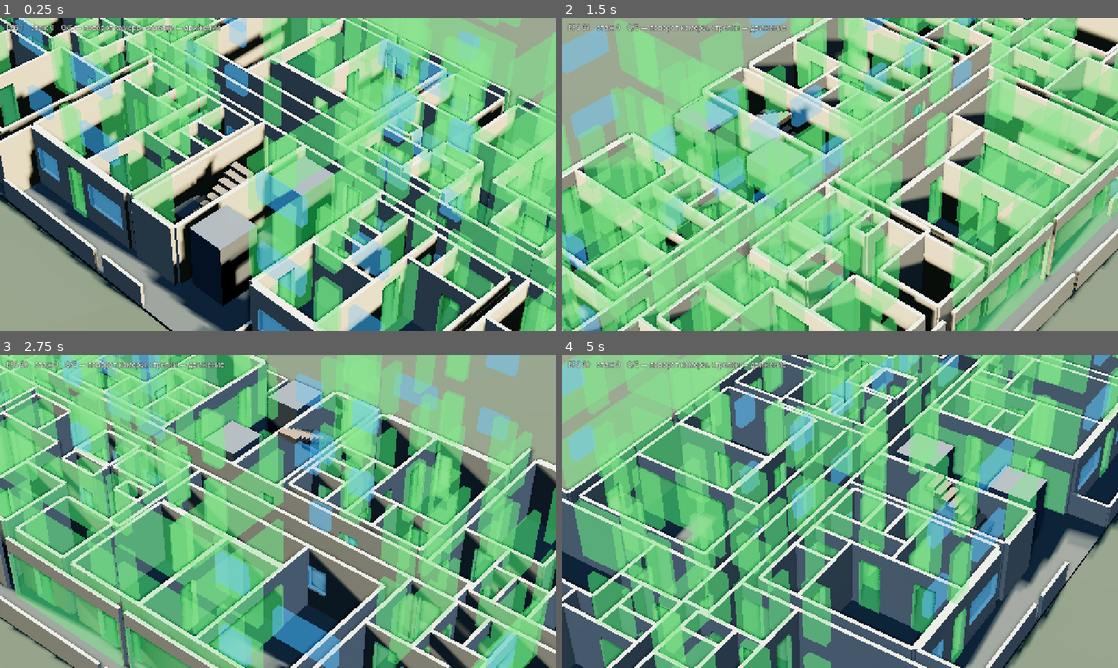
Above: before the commit, frames 1-4 (two rows, left to right).
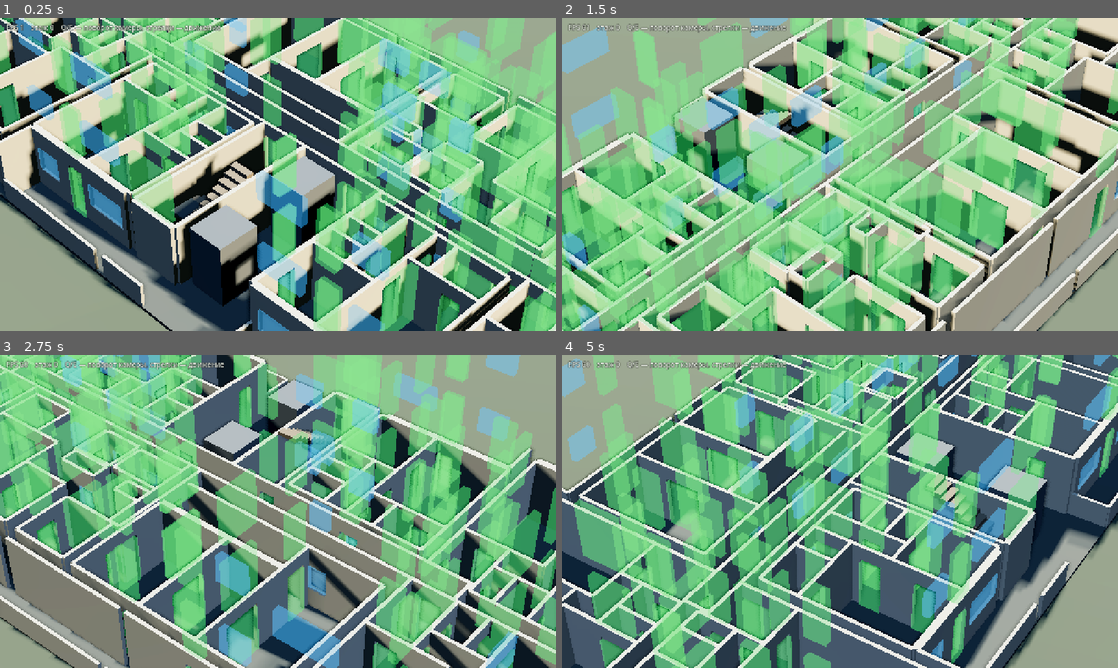
Above: after the commit, the same moments.

Repository: SashkoSoft/Godot_skilled
Game: Godot game, scene res://main.tscn
The game is run twice, just before and just after one commit, with the same random seed, the same clock (stepped at 60 frames per second) and the same inputs.
Inputs:
- Up to frame 1 (0.25 s): no input
- Up to frame 2 (1.5 s): hold Right (ui_right) 0.53-1.28 s; hold Q 0.53-1.28 s; hold Down (ui_down) from 1.28 s (still down); tap E at 1.35 s
- Up to frame 3 (2.75 s): release Down (ui_down) at 2.03 s; hold Right (ui_right) from 2.03 s (still down); hold Q from 2.03 s (still down)
- Up to frame 4 (5 s): release Right (ui_right) at 2.78 s; release Q at 2.78 s; hold Up (ui_up) 2.78-3.53 s; tap E at 2.85, 4.35 s; hold Q 3.53-4.28 s; hold Left (ui_left) from 3.53 s (still down)

The runs differ from the first frame. In frame 1, 13% of the frame differs, in the area x 34-100%, y 0-94%; in frame 2, 31%, in the area x 2-100%, y 0-100%; in frame 3, 29%; in frame 4, 16%.

Commit message:
Флаг --no-fade: для осмотра гасятся только этажи выше игрока, стены остаются
Проёмы шире 1,6 м больше не прорезаются: раньше проверка проходимости при
эскалации сносила участок стены целиком, и от него в воздухе оставались
метки без стены. Случайных дверей 6 вместо 60, все помещения достижимы.

Diff:
--- a/game/main.gd
+++ b/game/main.gd
@@ -29,6 +29,7 @@
 var _reach_map := false
 var _fix_reach := false
 var _prune := false
+var _no_fade := false   ## для осмотра: не гасить стены прозрачностью
 var _spawn := Vector2(-1.6, 1.2)   ## лестничная клетка
 var _walk_test := false
 var _walk_route := "stairs"
@@ -224,6 +225,7 @@
 
 	occ = Occlusion.new()
 	occ.name = "Occlusion"
+	occ.fade_enabled = not _no_fade
 	occ.building = building
 	occ.player = player
 	occ.rig = rig
@@ -284,6 +286,8 @@
 			_fix_reach = true
 		elif a == "--check-reach":
 			_check_reach = true
+		elif a == "--no-fade":
+			_no_fade = true
 		elif a == "--plan":
 			_plan_view = true
 		elif a == "--no-marks":
--- a/game/occlusion.gd
+++ b/game/occlusion.gd
@@ -17,6 +17,7 @@
 const NEAR_MAX := 2.6          ## отсюда гасим полностью
 const FADE_NEAR := 0.55        ## плотность стены, к которой прижался игрок
 
+var fade_enabled := true   ## для осмотра можно оставить только срез этажей
 var building: Tower
 var player: Player
 var rig: CameraRig
@@ -53,7 +54,7 @@
 		mi.visible = true
 
 		var want := 1.0
-		if not is_ceiling and _blocks(mi, from, to):
+		if fade_enabled and not is_ceiling and _blocks(mi, from, to):
 			# чем ближе стена к игроку, тем меньше её гасим
 			var d := _distance_to_player(mi)
 			var k := clampf((d - NEAR_MIN) / (NEAR_MAX - NEAR_MIN), 0.0, 1.0)
--- a/game/plan_extra_doors.gd
+++ b/game/plan_extra_doors.gd
@@ -7,42 +7,45 @@
 	"0|-0.40|-11.70|-9.95": [Vector3(-0.000, 0.900, 0.0)],
 	"0|-0.40|11.95|12.90": [Vector3(0.000, 0.950, 0.0)],
 	"0|-0.40|9.90|11.75": [Vector3(-0.042, 0.900, 0.0)],
-	"0|-2.50|3.20|5.00": [Vector3(0.000, 1.800, 0.0)],
-	"0|-2.65|3.20|5.00": [Vector3(0.000, 1.800, 0.0)],
+	"0|-2.50|3.20|5.00": [Vector3(0.000, 1.600, 0.0)],
+	"0|-2.65|3.20|5.00": [Vector3(0.000, 1.600, 0.0)],
+	"0|-2.75|6.00|7.30": [Vector3(-0.000, 0.900, 0.0)],
 	"0|-3.20|-11.85|-9.95": [Vector3(-0.000, 0.900, 0.0)],
+	"0|-3.75|-17.30|-16.20": [Vector3(0.000, 0.900, 0.0)],
 	"0|-3.75|16.20|17.30": [Vector3(0.000, 0.900, 0.0)],
-	"0|-7.50|-3.45|-0.05": [Vector3(0.000, 0.900, 0.0)],
-	"0|-7.50|-9.40|-6.05": [Vector3(-0.000, 0.900, 0.0)],
-	"0|-7.50|0.45|3.00": [Vector3(0.000, 0.900, 0.0)],
-	"0|-8.05|-3.05|2.90": [Vector3(0.000, 5.950, 0.0)],
-	"0|-8.05|-9.50|-3.30": [Vector3(0.000, 6.200, 0.0)],
 	"0|-8.05|3.40|9.40": [Vector3(0.201, 0.900, 0.0)],
-	"0|2.55|-4.85|-3.15": [Vector3(-0.043, 0.900, 0.0)],
+	"0|0.70|-0.60|3.40": [Vector3(0.644, 0.900, 0.0)],
+	"0|2.55|-4.85|-3.15": [Vector3(0.000, 1.600, 0.0)],
 	"0|2.55|3.45|5.00": [Vector3(-0.045, 0.900, 0.0)],
 	"0|3.50|3.45|5.00": [Vector3(-0.045, 0.900, 0.0)],
 	"0|3.70|-17.85|-16.10": [Vector3(0.244, 0.900, 0.0)],
 	"0|3.70|16.15|18.00": [Vector3(-0.042, 0.900, 0.0)],
+	"1|-0.05|-7.50|-2.90": [Vector3(0.000, 1.600, 0.0)],
 	"1|-11.85|-2.15|-0.40": [Vector3(0.000, 0.900, 0.0)],
-	"1|-14.15|-2.15|-0.40": [Vector3(0.000, 1.750, 0.0)],
-	"1|-16.15|-8.75|-3.95": [Vector3(0.000, 4.800, 0.0)],
-	"1|-16.20|-8.05|-3.75": [Vector3(0.000, 4.300, 0.0)],
+	"1|-13.30|-8.75|-3.95": [Vector3(-0.000, 0.900, 0.0)],
+	"1|-14.15|-2.15|-0.40": [Vector3(0.000, 1.600, 0.0)],
+	"1|-3.40|-7.50|-2.90": [Vector3(0.000, 1.600, 0.0)],
+	"1|-3.45|-7.50|-2.90": [Vector3(0.000, 1.600, 0.0)],
 	"1|-4.85|2.55|3.50": [Vector3(0.000, 0.950, 0.0)],
 	"1|-5.90|2.75|4.50": [Vector3(0.000, 0.900, 0.0)],
 	"1|-5.90|4.50|7.40": [Vector3(0.000, 0.900, 0.0)],
-	"1|-6.05|-7.50|-2.90": [Vector3(0.000, 4.600, 0.0)],
+	"1|-6.05|-2.90|-1.35": [Vector3(-0.045, 0.900, 0.0)],
+	"1|-6.05|-7.50|-2.90": [Vector3(0.000, 1.600, 0.0)],
+	"1|0.45|-7.50|-4.95": [Vector3(0.000, 1.600, 0.0)],
 	"1|11.95|0.70|2.00": [Vector3(0.000, 0.900, 0.0)],
 	"1|12.80|0.35|2.00": [Vector3(0.092, 0.900, 0.0)],
 	"1|12.90|-2.15|-0.40": [Vector3(0.000, 0.900, 0.0)],
 	"1|13.30|-8.75|-3.95": [Vector3(-0.000, 0.900, 0.0)],
 	"1|13.35|3.90|8.65": [Vector3(-0.041, 0.900, 0.0)],
-	"1|3.40|0.70|7.50": [Vector3(0.000, 6.800, 0.0)],
-	"1|3.45|2.55|3.50": [Vector3(0.000, 0.950, 0.0)],
+	"1|3.00|-7.50|-4.95": [Vector3(-0.000, 0.900, 0.0)],
+	"1|3.70|-7.45|-4.45": [Vector3(0.000, 1.600, 0.0)],
 	"1|5.00|-2.50|-0.85": [Vector3(0.000, 0.900, 0.0)],
-	"1|5.10|-2.65|-0.85": [Vector3(0.000, 1.800, 0.0)],
-	"1|5.95|-7.45|-4.45": [Vector3(-0.041, 0.900, 0.0)],
-	"1|6.00|-7.45|-2.75": [Vector3(0.000, 4.700, 0.0)],
+	"1|5.00|2.55|3.50": [Vector3(0.000, 0.950, 0.0)],
+	"1|5.10|-2.65|-0.85": [Vector3(0.000, 1.600, 0.0)],
+	"1|5.95|-7.45|-4.45": [Vector3(0.000, 1.600, 0.0)],
+	"1|6.00|-7.45|-2.75": [Vector3(0.000, 1.600, 0.0)],
 	"1|6.35|1.10|2.75": [Vector3(0.000, 0.900, 0.0)],
 	"1|6.35|2.75|4.50": [Vector3(0.000, 0.900, 0.0)],
-	"1|9.45|-7.45|-2.75": [Vector3(0.000, 4.700, 0.0)],
-	"1|9.90|-8.75|-3.20": [Vector3(-0.040, 0.900, 0.0)],
+	"1|9.45|-7.45|-2.75": [Vector3(0.000, 1.600, 0.0)],
+	"1|9.90|-8.75|-3.20": [Vector3(0.000, 1.600, 0.0)],
 }
--- a/game/tower.gd
+++ b/game/tower.gd
@@ -528,7 +528,7 @@
 			if int(ROOMS[other][4]) != int(ROOMS[i][4]) and int(ROOMS[other][4]) != 8:
 				continue
 			var width := minf(DOOR_ROOM, w["len"] - 0.20)
-			if width < DOOR_ROOM and w["len"] >= 0.70:
+			if width < DOOR_ROOM and w["len"] >= 0.70 and w["len"] <= 1.60:
 				width = w["len"]
 			if width < 0.65:
 				continue
@@ -615,8 +615,8 @@
 			continue
 		# короткая стена: дверь не влезает — открываем участок целиком
 		var width := minf(DOOR_ROOM, w["len"] - 0.20)
-		if width < DOOR_ROOM and w["len"] >= 0.70:
-			width = w["len"]
+		if width < DOOR_ROOM and w["len"] >= 0.70 and w["len"] <= 1.60:
+			width = w["len"]        # короткий простенок открываем целиком
 		if width < 0.70:
 			continue
 		var off := _door_pos(recs, w, width)
@@ -676,7 +676,7 @@
 			rank += 100.0
 		var width := minf(DOOR_FLAT, w["len"] - 0.20)
 		if width < DOOR_ROOM:
-			width = w["len"]
+			width = minf(w["len"], 1.60)
 		var off := _door_pos(walls_built, w, width)
 		rank += _clearance(walls_built, w["axis"], w["fixed"], w["mid"] + off, width) * 10.0
 		rank += minf(w["len"], 4.0)
@@ -690,10 +690,10 @@
 			return key
 		var full := false
 		for v: Vector3 in extra_doors[key]:
-			if v.y >= w["len"] - 0.05:
+			if v.y >= minf(w["len"], 1.60) - 0.05:
 				full = true
 		if not full:
-			extra_doors[key] = [Vector3(0.0, w["len"], KIND_DOOR)]
+			extra_doors[key] = [Vector3(0.0, minf(w["len"], 1.60), KIND_DOOR)]
 			return key
 	return ""
 
Not shown, changed: game/plan_extra_doors.gd.uid
